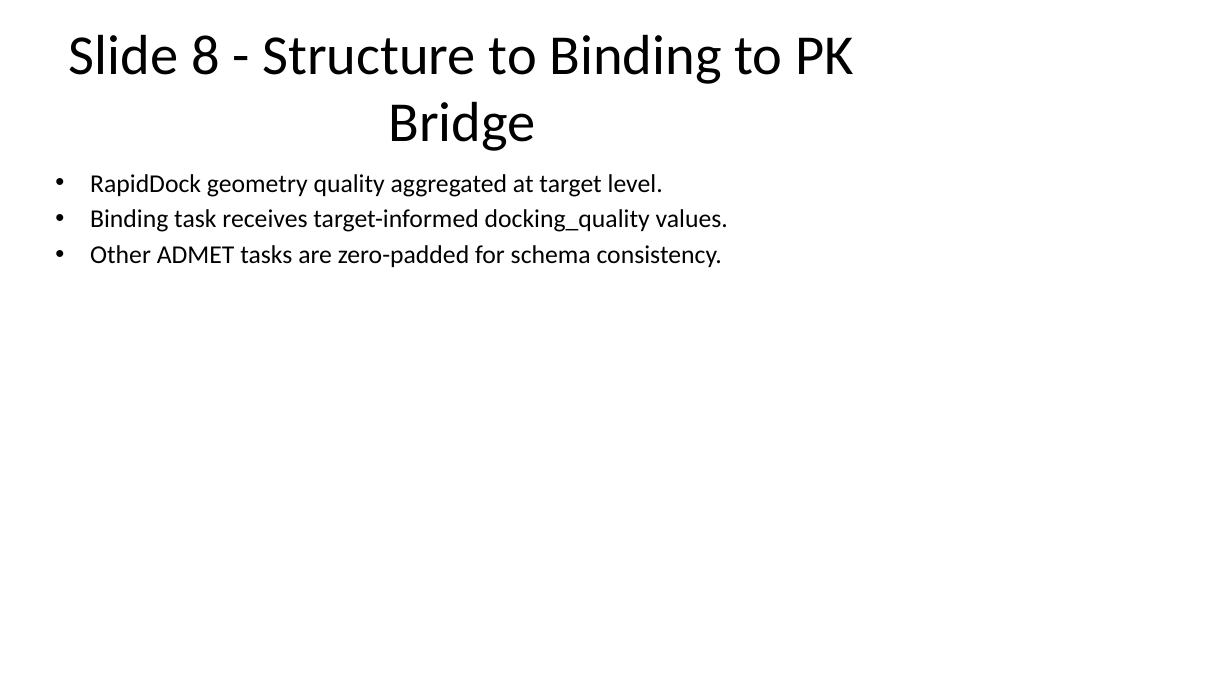
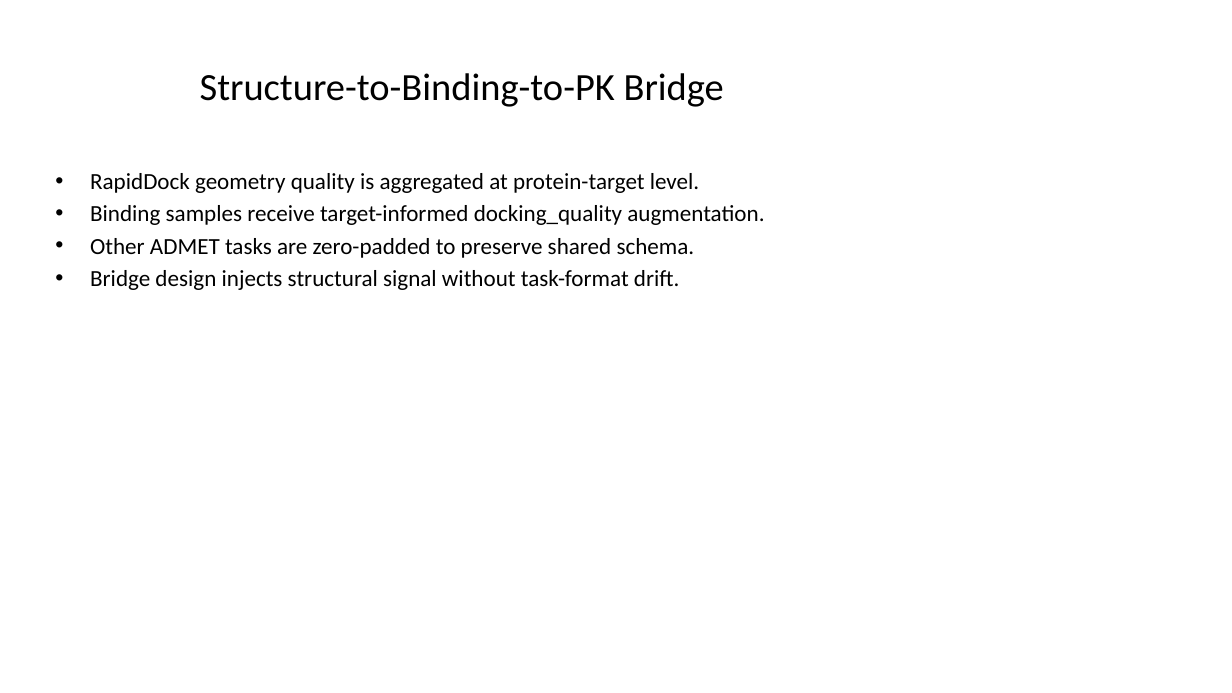
Before and after one commit to Sushree2179/Neural_PK-PD_Modeling_with_ODE, a slide deck: slide 8 of Slides/Phase3B_18Slide_Deck.pptx. Drawn at 1232x693 pixels with LibreOffice and Linux fonts; fonts in the diff are those of the drawing. Boxes give left, top, right and bottom in pixels: in the first picture for what was removed or moved away, otherwise in the second. Text is boxed around its words. In the diff, an @@ line names an element or a change of style, - is before the commit and + after.

```diff
--- a/Slides/Phase3B_18Slide_Deck.pptx
+++ b/Slides/Phase3B_18Slide_Deck.pptx
@@ title at (200,73,724,107): text changed; size 44 to 30 pt @@
-Slide 8 - Structure to Binding to PK Bridge
+Structure-to-Binding-to-PK Bridge
@@ text at (90,173,764,290): text changed; size 20 to 18 pt @@
-• RapidDock geometry quality aggregated at target level.
-• Binding task receives target-informed docking_quality values.
-• Other ADMET tasks are zero-padded for schema consistency.
+• RapidDock geometry quality is aggregated at protein-target level.
+• Binding samples receive target-informed docking_quality augmentation.
+• Other ADMET tasks are zero-padded to preserve shared schema.
+• Bridge design injects structural signal without task-format drift.
```
Also in this commit, not shown: 17 other slides changed, 5 slides added, 3 other files.
